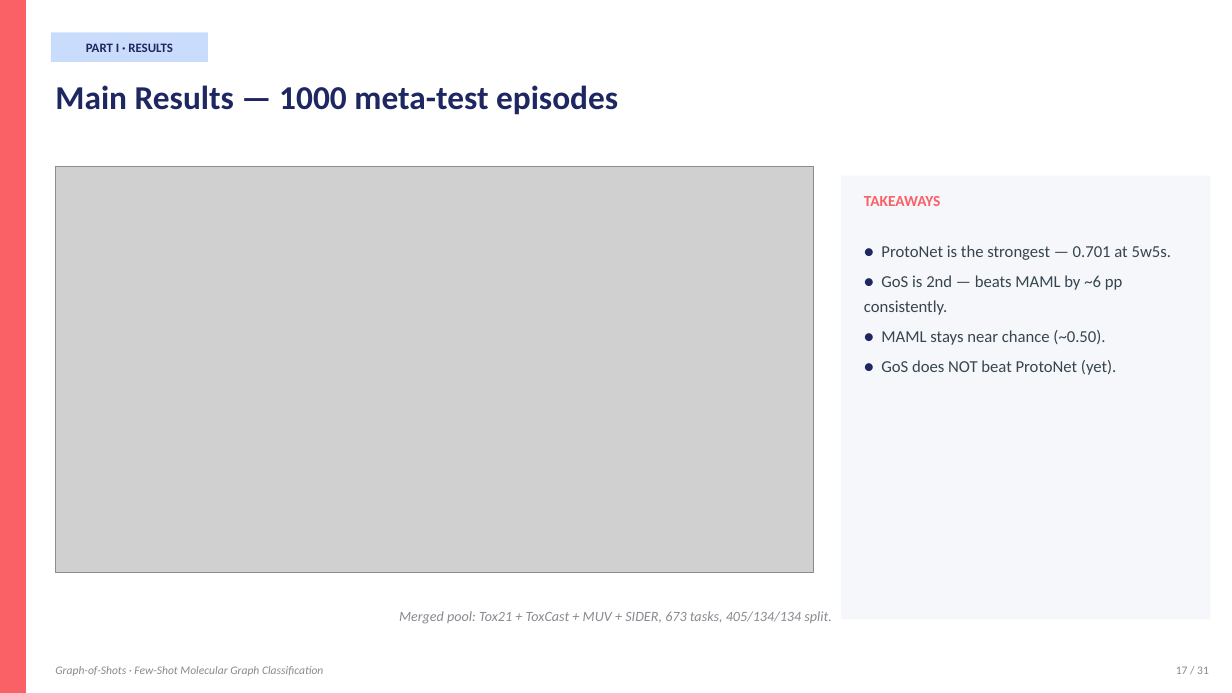
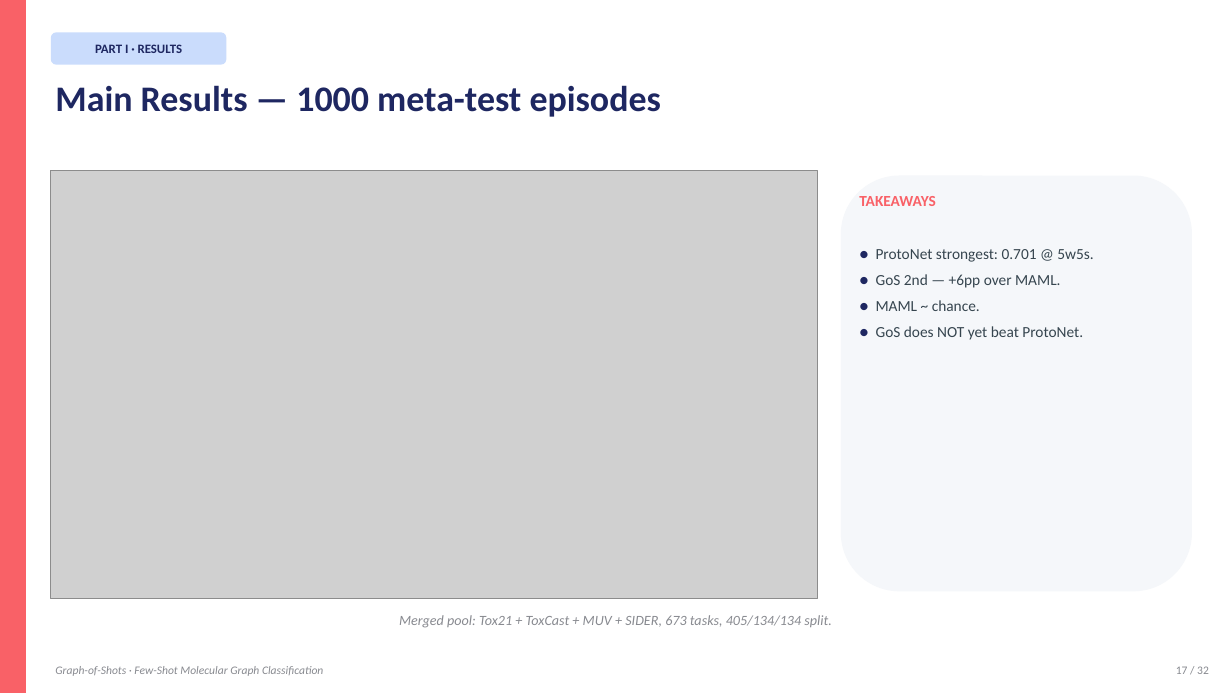
Before and after one commit to BDeMo/proj-mol, a slide deck: slide 17 of presentation/Graph-of-Shots.pptx. Drawn at 1232x693 pixels with LibreOffice and Linux fonts; fonts in the diff are those of the drawing; grey boxes stand for pictures. Boxes give left, top, right and bottom in pixels: in the first picture for what was removed or moved away, otherwise in the second. Text is boxed around its words. In the diff, an @@ line names an element or a change of style, - is before the commit and + after.

Commit message:
Rebuild PPT: native text + math-rendered formula images + clean diagrams
Previous approach used python-pptx shapes for formulas and custom diagrams,
which rendered unpredictably in MS Office (broken math symbols, misaligned
shapes). New approach:

  - All titles, bullets, callouts remain NATIVE PowerPoint text — fully
    editable, consistent formatting across Office versions.
  - Math formulas pre-rendered via matplotlib mathtext → PNG, embedded
    as pictures. Guarantees correct symbols: α, σ, ε, τ, ∑, subscripts,
    superscripts, Euclidean norms.
  - Complex diagrams (supervised pipeline, episode viz, encoder stack,
    GoS pipeline, iterative refinement, bipartite S-Q graph)
    pre-rendered via matplotlib → PNG, embedded as pictures.
  - Simple structures (tables, callout boxes, M1-M5 overview grid)
    still built with native pptx rectangles for editability.

Assets:
  presentation/formulas/  10 math PNGs (mathtext, transparent bg)
  presentation/diagrams/  6 diagram PNGs (matplotlib, transparent bg)
  presentation/figures/   4 result plots (from earlier)

```diff
--- a/presentation/Graph-of-Shots.pptx
+++ b/presentation/Graph-of-Shots.pptx
@@ text "PART I · RESULTS" rewrapped from [86, 41, 173, 56] to [95, 44, 183, 53] @@
@@ rounded rectangle: place and size @@
-rounded rectangle at [51, 32, 208, 62]
+rounded rectangle at [51, 32, 226, 65]
@@ rounded rectangle at [51, 32, 226, 65]: rectangle to rounded rectangle @@
@@ text "Main Results — 1000 meta-test ..." at [55, 85, 661, 117]: size 26 to 28 pt @@
@@ picture: place and size @@
-picture at [55, 166, 813, 573]
+picture at [51, 171, 818, 599]
@@ rounded rectangle at [841, 176, 1192, 592]: rectangle to rounded rectangle @@
@@ rounded rectangle: place and size @@
-rounded rectangle at [841, 176, 1211, 619]
+rounded rectangle at [841, 176, 1192, 592]
@@ text "TAKEAWAYS": place and size @@
-text "TAKEAWAYS" at [864, 196, 941, 206]
+text "TAKEAWAYS" at [859, 196, 936, 206]
@@ text at [876, 249, 1093, 340]: text changed; size 13 to 12 pt @@
-● ProtoNet is the strongest — 0.701 at 5w5s.
-● GoS is 2nd — beats MAML by ~6 pp consistently.
-● MAML stays near chance (~0.50).
-● GoS does NOT beat ProtoNet (yet).
+● ProtoNet strongest: 0.701 @ 5w5s.
+● GoS 2nd — +6pp over MAML.
+● MAML ~ chance.
+● GoS does NOT yet beat ProtoNet.
@@ text "Merged pool: Tox21 + ToxCast ...": place and size @@
-text "Merged pool: Tox21 + ToxCast ..." at [399, 611, 832, 624]
+text "Merged pool: Tox21 + ToxCast ..." at [399, 615, 832, 628]
```
Also in this commit, not shown: 31 other slides changed, 17 other files.
